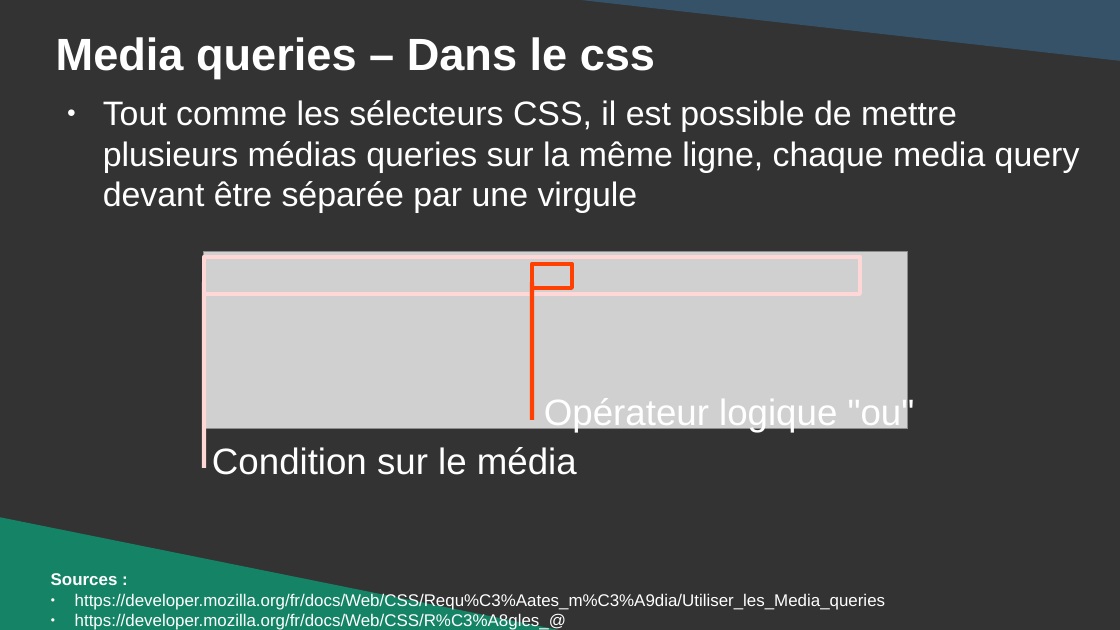
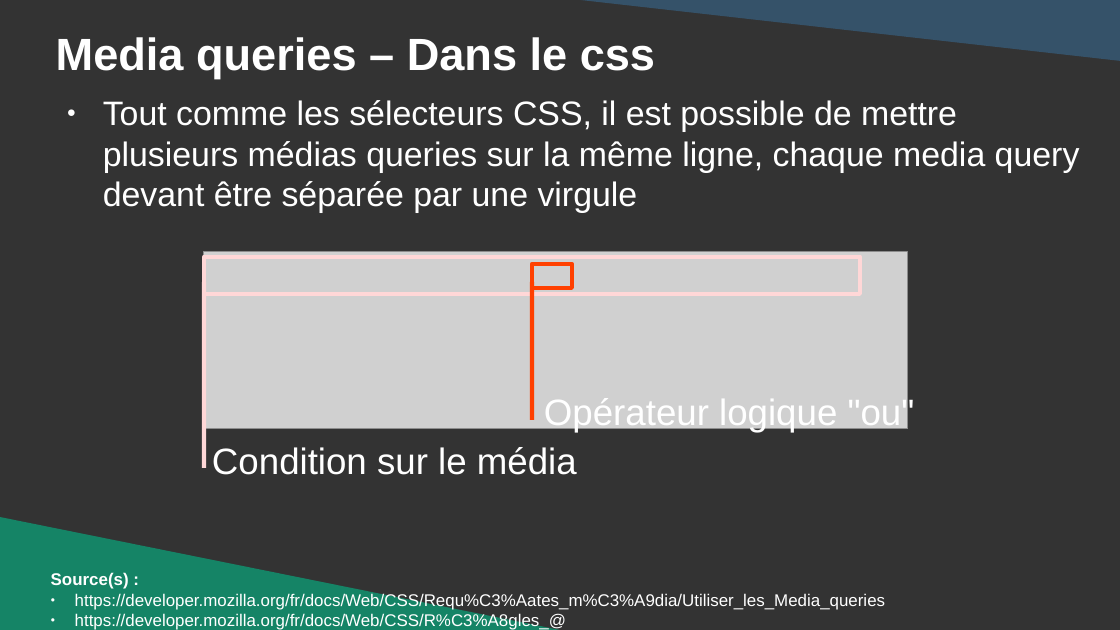
Before and after one commit to DanYellow/cours, a slide deck: slide 37 of integration-web-s3/travaux-pratiques/numero-2/presentation.odp. Drawn at 1120x630 pixels with LibreOffice and Linux fonts; fonts in the diff are those of the drawing; grey boxes stand for pictures. Boxes give left, top, right and bottom in pixels: in the first picture for what was removed or moved away, otherwise in the second. Text is boxed around its words. In the diff, an @@ line names an element or a change of style, - is before the commit and + after.

```diff
--- a/integration-web-s3/travaux-pratiques/numero-2/presentation.odp
+++ b/integration-web-s3/travaux-pratiques/numero-2/presentation.odp
@@ text at (51,572,129,589): text changed @@
-Sources :
+Source(s) :
```
Also in this commit, not shown: 16 other slides changed, 1 slide added, 1 slide removed, 8 other files.
